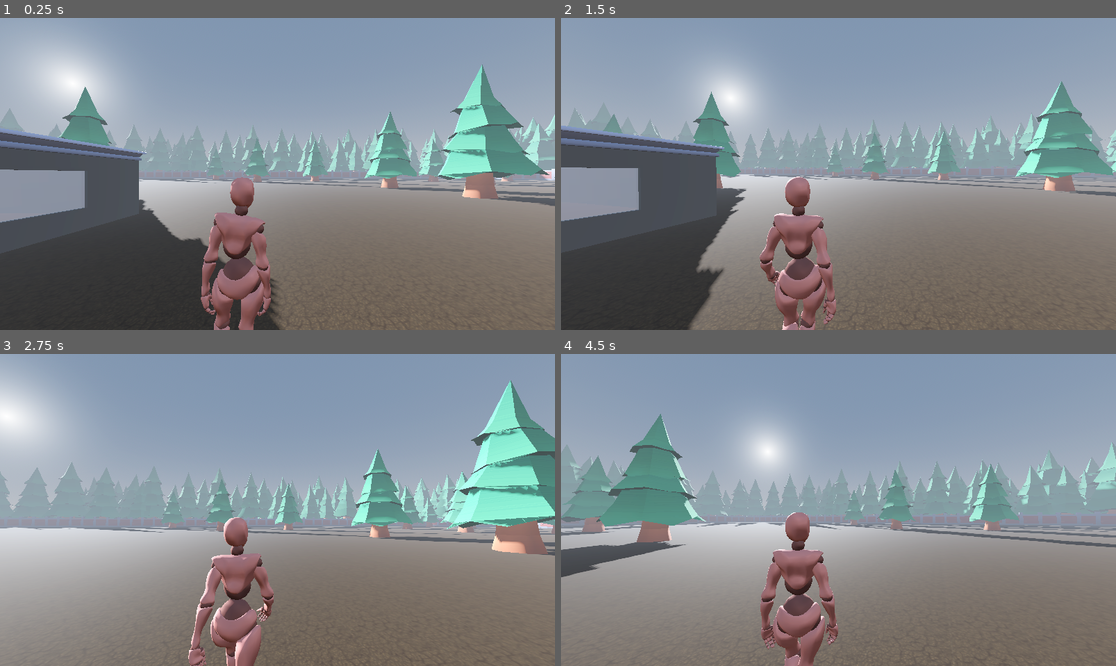
Above: before the commit, frames 1-4 (two rows, left to right).
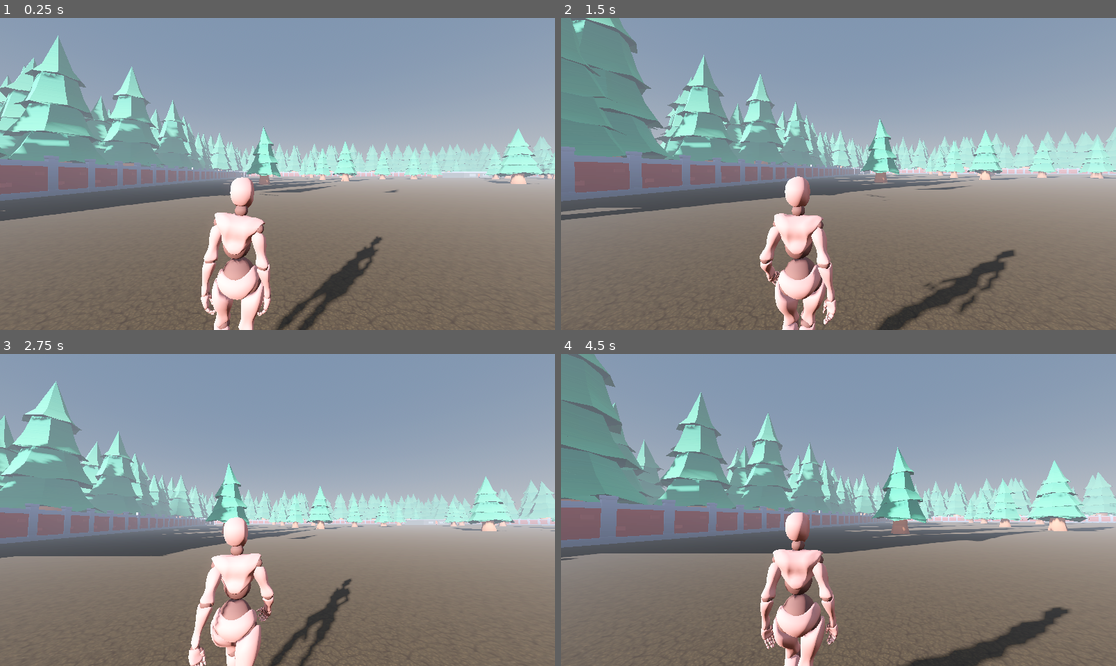
Above: after the commit, the same moments.

Repository: GummyWorm007/Demo
Game: Godot game, scene res://scenes/main.tscn
Same seed, same stepped clock (60 frames per second), same inputs: the game is played once before the commit and once after it.
Inputs (mouse positions are in pixels of both pictures, inside the frame that each line leads up to):
- Up to frame 1 (0.25 s): no input
- Up to frame 2 (1.5 s): tap Enter (ui_accept) at 0.5, 0.77 s; move the mouse to (866, 174) at 0.52 s; hold W (forward) from 0.53 s (still down); move the mouse to (810, 174) at 1.27 s
- Up to frame 3 (2.75 s): keep holding W (forward); tap Enter (ui_accept) at 1.52 s; move the mouse to (288, 503) at 2.02 s
- Up to frame 4 (4.5 s): keep holding W (forward); move the mouse to (832, 516) at 2.77 s; tap Enter (ui_accept) at 3.02, 3.77 s; move the mouse to (877, 513) at 3.52 s; move the mouse to (794, 506) at 4.27 s

The runs differ from the first frame. In frame 1, 45% of the frame differs, in the area x 0-100%, y 5-100%; in frame 2, 45%, in the area x 0-100%, y 0-100%; in frame 3, 40%; in frame 4, 43%.

Commit message:
House and player
I've moved the house and the player further away from each other so i can work on adding in a puzzle.

Diff:
--- a/scenes/main.tscn
+++ b/scenes/main.tscn
@@ -69,7 +69,7 @@
 [node name="world" type="Node3D"]
 
 [node name="DirectionalLight3D" type="DirectionalLight3D" parent="."]
-transform = Transform3D(-0.645658, -0.352893, -0.677194, -0.679766, 0.669646, 0.299151, 0.347912, 0.653483, -0.672248, 0, 0, -0.0124435)
+transform = Transform3D(-0.590651, -0.273595, -0.759129, -0.690197, 0.658675, 0.299626, 0.418043, 0.700923, -0.577881, 0, 0, -0.0124435)
 shadow_enabled = true
 
 [node name="WorldEnvironment" type="WorldEnvironment" parent="."]
@@ -78,7 +78,7 @@
 [node name="map" type="Node3D" parent="."]
 
 [node name="house" parent="map" instance=ExtResource("6_mljf0")]
-transform = Transform3D(1, 0, 0, 0, 1, 0, 0, 0, 1, -6.02324, 0, -0.606763)
+transform = Transform3D(-1, 0, 8.74228e-08, 0, 1, 0, -8.74228e-08, 0, -1, 37.1723, 0, 29.7503)
 
 [node name="floor" type="CSGBox3D" parent="map"]
 transform = Transform3D(1, 0, 0, 0, 1, 0, 0, 0, 1, 0, -0.5, 0)
@@ -4570,5 +4570,6 @@
 transform = Transform3D(-3.98207, 0, 3.02376, 0, 5, 0, -3.02376, 0, -3.98207, -17.9329, 3.8147e-06, -17.7227)
 
 [node name="Player" parent="." instance=ExtResource("5_ksxuw")]
+transform = Transform3D(-4.37114e-08, 0, -1, 0, 1, 0, 1, 0, -4.37114e-08, -53.6, 0, -62.1163)
 sens_horizontal = 0.3
 sens_vertical = 0.3
